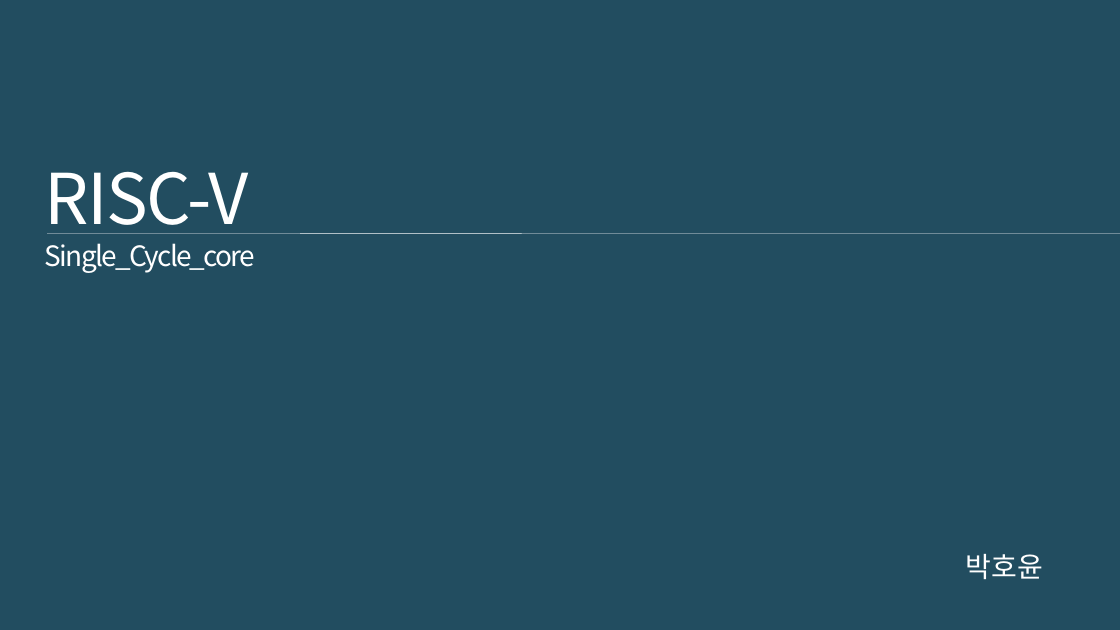
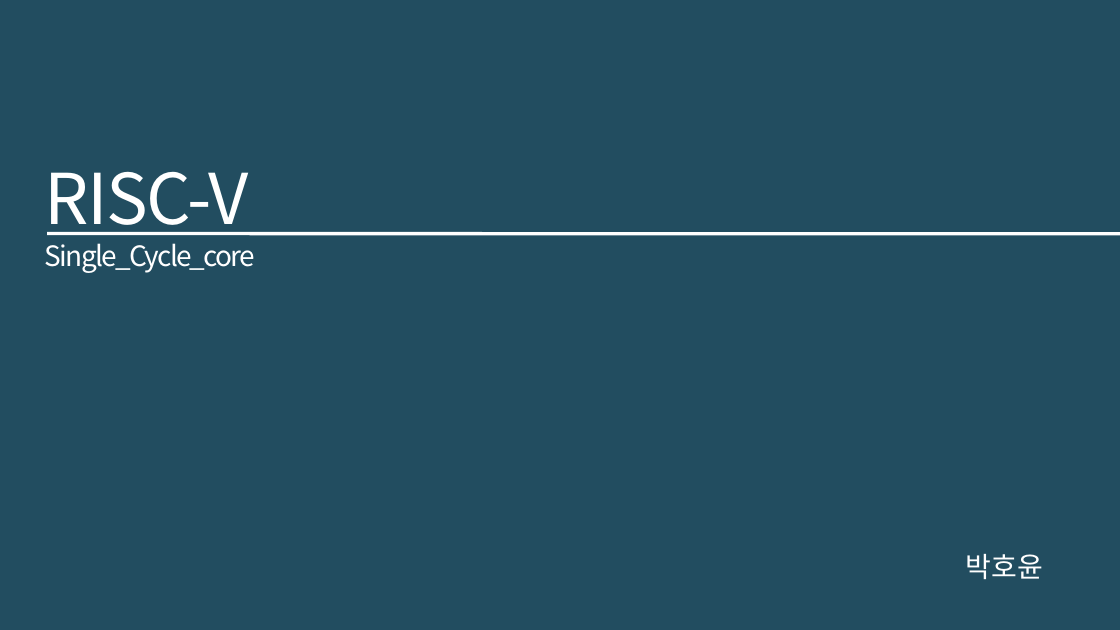
Before and after one commit to cong2738/my_RISC-V, a slide deck: slide 1 of Single Cycle RISC-V 발표_박호윤.pptx. Drawn at 1120x630 pixels with LibreOffice and Linux fonts; fonts in the diff are those of the drawing. Boxes give left, top, right and bottom in pixels: in the first picture for what was removed or moved away, otherwise in the second. Text is boxed around its words. In the diff, an @@ line names an element or a change of style, - is before the commit and + after.

```diff
--- a/Single Cycle RISC-V 발표_박호윤.pptx
+++ b/Single Cycle RISC-V 발표_박호윤.pptx
@@ line (47, 234) - (1120, 234): stroke #FFFFFF 0.26 pt to #FFFFFF 2.83 pt @@
```
Also in this commit, not shown: 3 other slides changed, 2 slides added.
